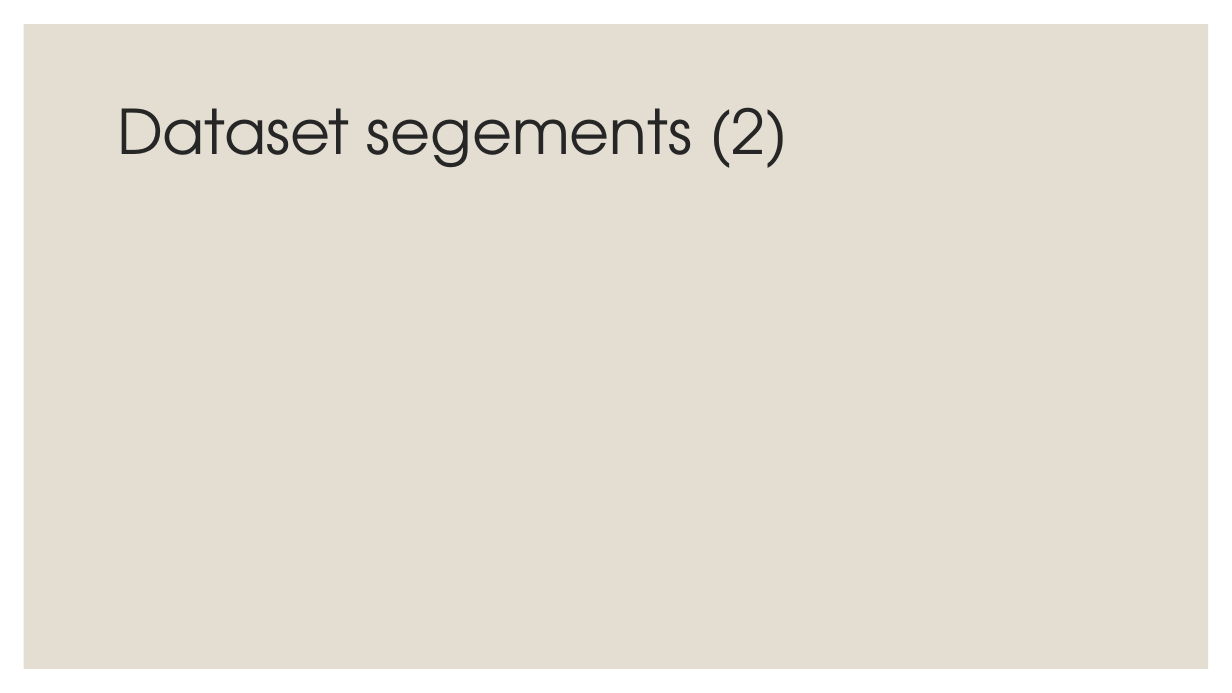
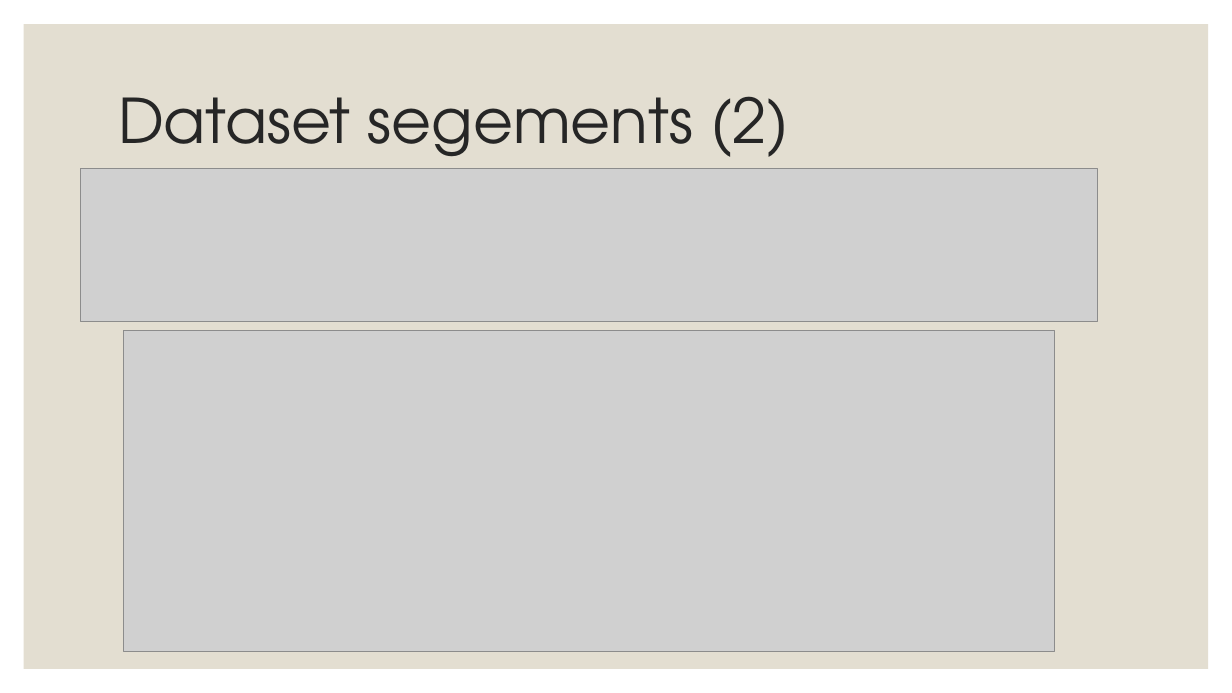
Before and after one commit to EylonSaadon/DataScienceWorkShop, a slide deck: slide 4 of Sallary gap predictionfrom Project Demo.pptx. Drawn at 1232x693 pixels with LibreOffice and Linux fonts; fonts in the diff are those of the drawing; grey boxes stand for pictures. Boxes give left, top, right and bottom in pixels: in the first picture for what was removed or moved away, otherwise in the second. Text is boxed around its words. In the diff, an @@ line names an element or a change of style, - is before the commit and + after.

Commit message:
Working presentation

```diff
--- a/Sallary gap predictionfrom Project Demo.pptx
+++ b/Sallary gap predictionfrom Project Demo.pptx
@@ title "Dataset segements (2)" rewrapped from [117,107,788,168] to [118,96,789,169] @@
@@ picture added at [80,169,1097,322] @@
@@ picture added at [123,331,1055,652] @@
```
Also in this commit, not shown: 2 slides added.
